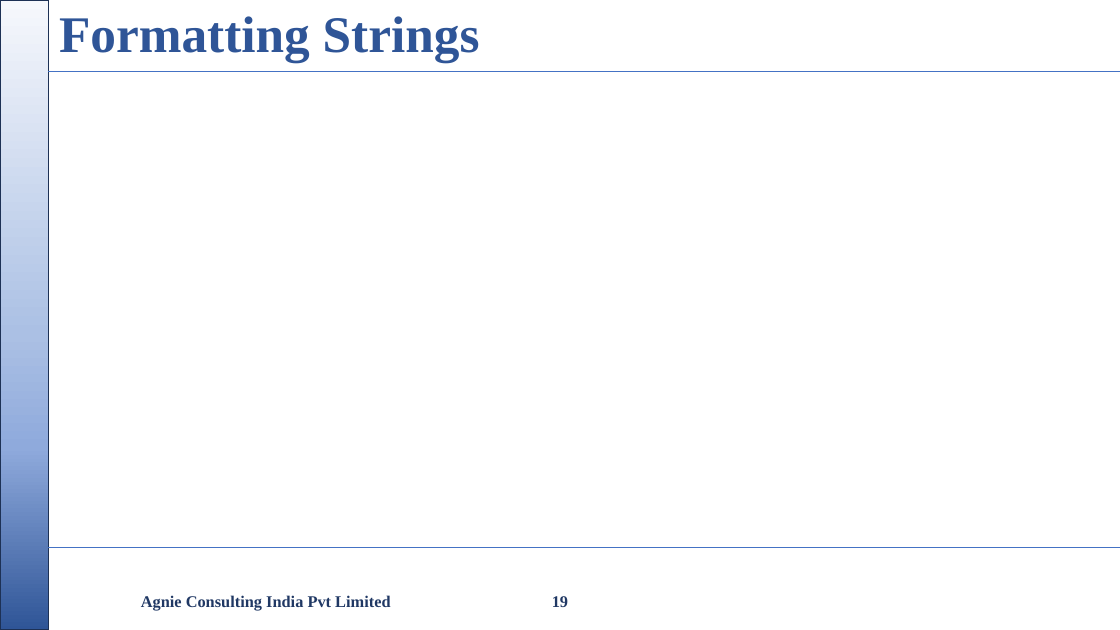
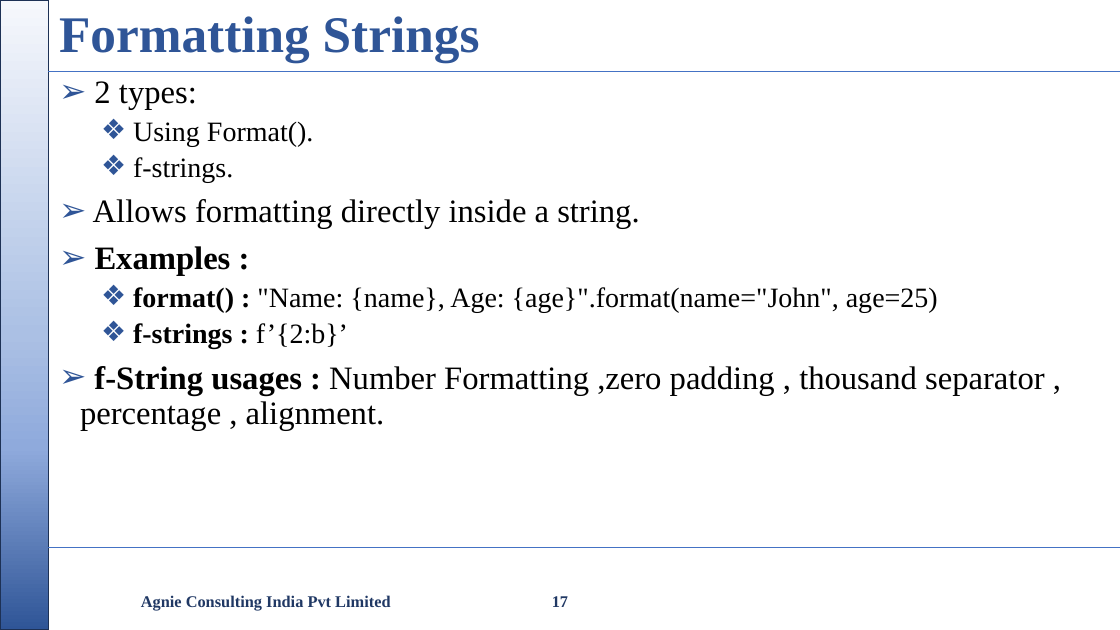
Before and after one commit to nikishdaniel1-del/Python-Cls, a slide deck: slide 17 of python class/Python Class.pptx (slide 19 before the commit). Drawn at 1120x630 pixels with LibreOffice and Linux fonts; fonts in the diff are those of the drawing; background and template pictures are left out. Boxes give left, top, right and bottom in pixels: in the first picture for what was removed or moved away, otherwise in the second. Text is boxed around its words. In the diff, an @@ line names an element or a change of style, - is before the commit and + after.

```diff
--- a/python class/Python Class.pptx
+++ b/python class/Python Class.pptx
@@ text added at (80, 81, 1045, 430), 28 pt, text #000000 @@
+➢ 2 types:
+  ❖ Using Format().
+  ❖ f-strings.
+➢ Allows formatting directly inside a string.
+➢ Examples :
+  ❖ format() : "Name: {name}, Age: {age}".format(name="John", age=25)
+  ❖ f-strings : f’{2:b}’
+➢ f-String usages : Number Formatting ,zero padding , thousand separator , percentage , alignment.
@@ page number at (552, 596, 568, 607): text changed @@
-19
+17
```
Also in this commit, not shown: 9 other slides changed, 7 other files.
